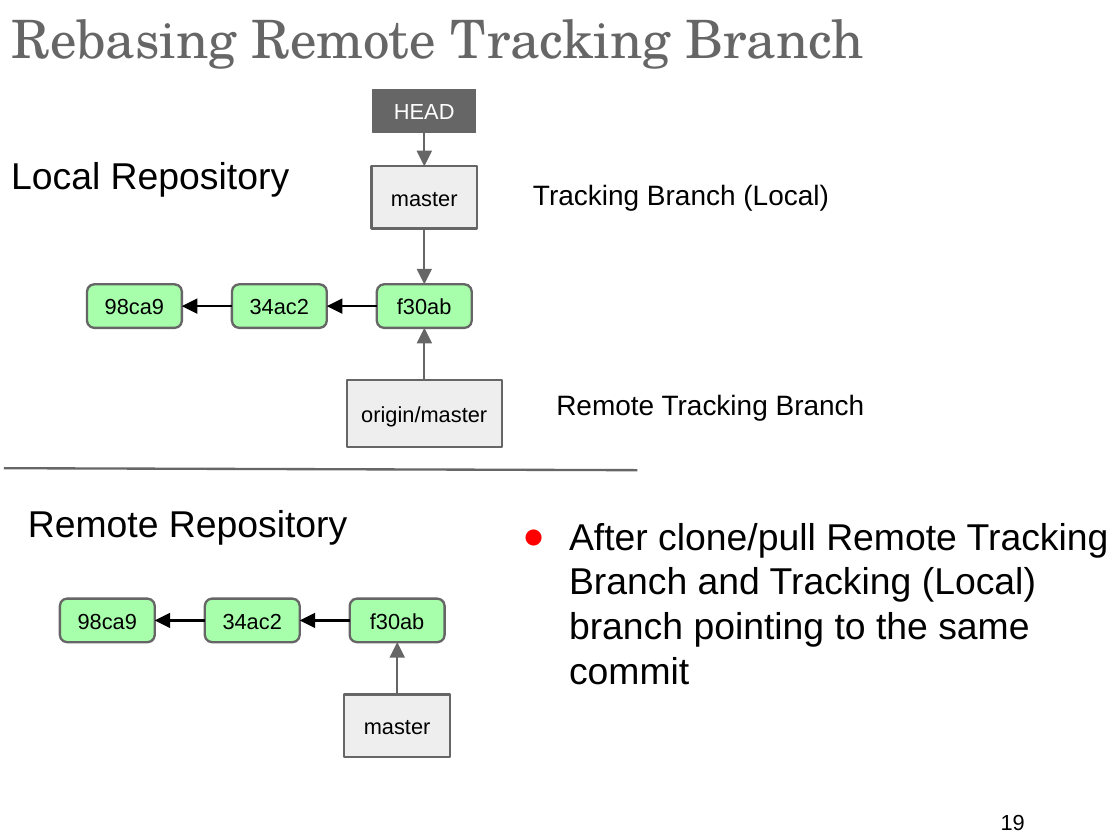
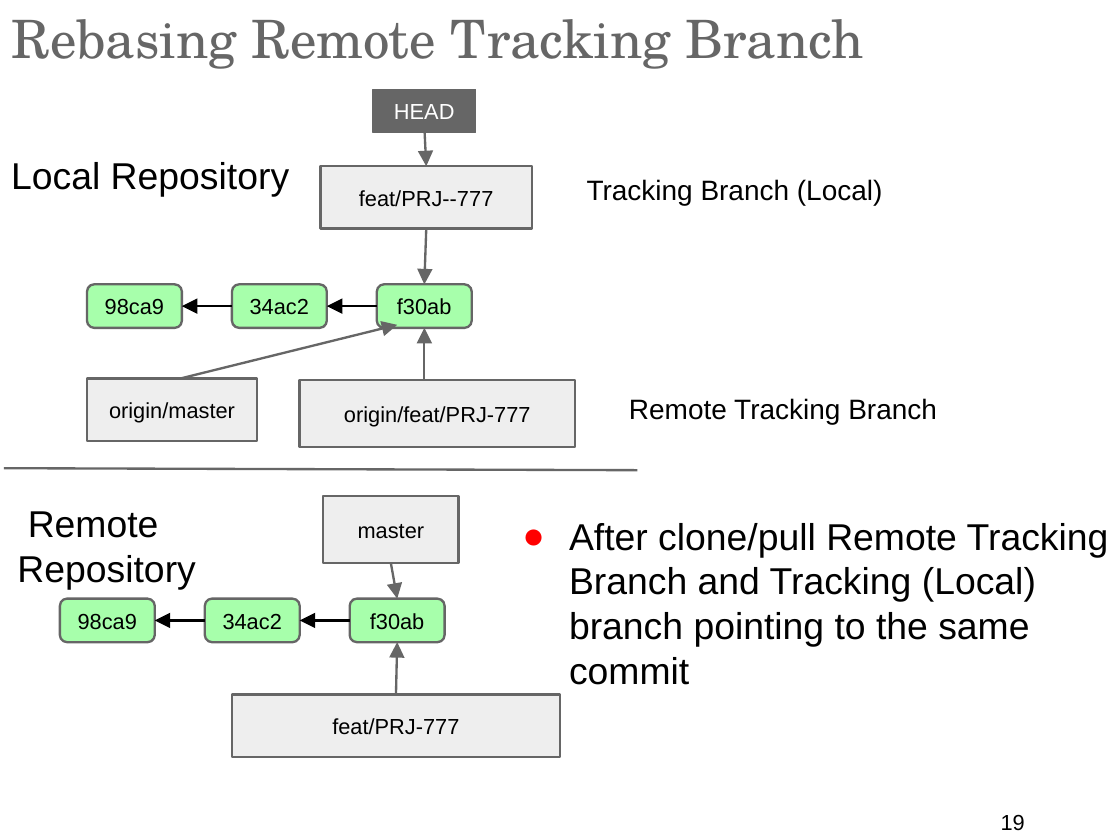
Before and after one commit to ilyaro/mysite, a slide deck: slide 19 of WorkStuff/Courses/Git/Git_General_Training_Lab/Git_General_Training_ap.ppt.pptx. Drawn at 1120x840 pixels with LibreOffice and Linux fonts; fonts in the diff are those of the drawing. Boxes give left, top, right and bottom in pixels: in the first picture for what was removed or moved away, otherwise in the second. Text is boxed around its words. In the diff, an @@ line names an element or a change of style, - is before the commit and + after.

Commit message:
Feature branch

```diff
--- a/WorkStuff/Courses/Git/Git_General_Training_Lab/Git_General_Training_ap.ppt.pptx
+++ b/WorkStuff/Courses/Git/Git_General_Training_Lab/Git_General_Training_ap.ppt.pptx
@@ rectangle "feat/PRJ--777": place and size @@
-rectangle "feat/PRJ--777" at (372,166,477,228)
+rectangle "feat/PRJ--777" at (320,166,532,228)
@@ text "Tracking Branch (Local)": place and size @@
-text "Tracking Branch (Local)" at (533,184,829,210)
+text "Tracking Branch (Local)" at (587,179,883,205)
@@ text in rectangle at (359,190,493,207): text changed @@
-master
+feat/PRJ--777
@@ arrow added from (181, 379) to (398, 325), #666666 1.5 pt @@
@@ rectangle added at (87,379,258,441), fill #EEEEEE, outline #666666 1.5 pt, 14 pt, text #000000 @@
+origin/master
@@ rectangle "origin/feat/PRJ-777": place and size @@
-rectangle "origin/feat/PRJ-777" at (347,380,502,447)
+rectangle "origin/feat/PRJ-777" at (300,380,576,447)
@@ text "Remote Tracking Branch": place and size @@
-text "Remote Tracking Branch" at (556,394,865,420)
+text "Remote Tracking Branch" at (629,398,937,424)
@@ text in rectangle at (344,406,531,427): text changed @@
-origin/master
+origin/feat/PRJ-777
@@ text "Remote Repository" rewrapped from (28,510,347,545) to (17,511,195,590) @@
@@ rectangle "master": place and size @@
-rectangle "master" at (344,694,449,757)
+rectangle "master" at (324,496,459,563)
@@ arrow added from (391, 563) to (398, 599), #666666 1.5 pt @@
@@ rectangle added at (232,694,560,757), fill #EEEEEE, outline #666666 1.5 pt, 14 pt, text #000000 @@
+feat/PRJ-777
```
Also in this commit, not shown: 7 other slides changed.
